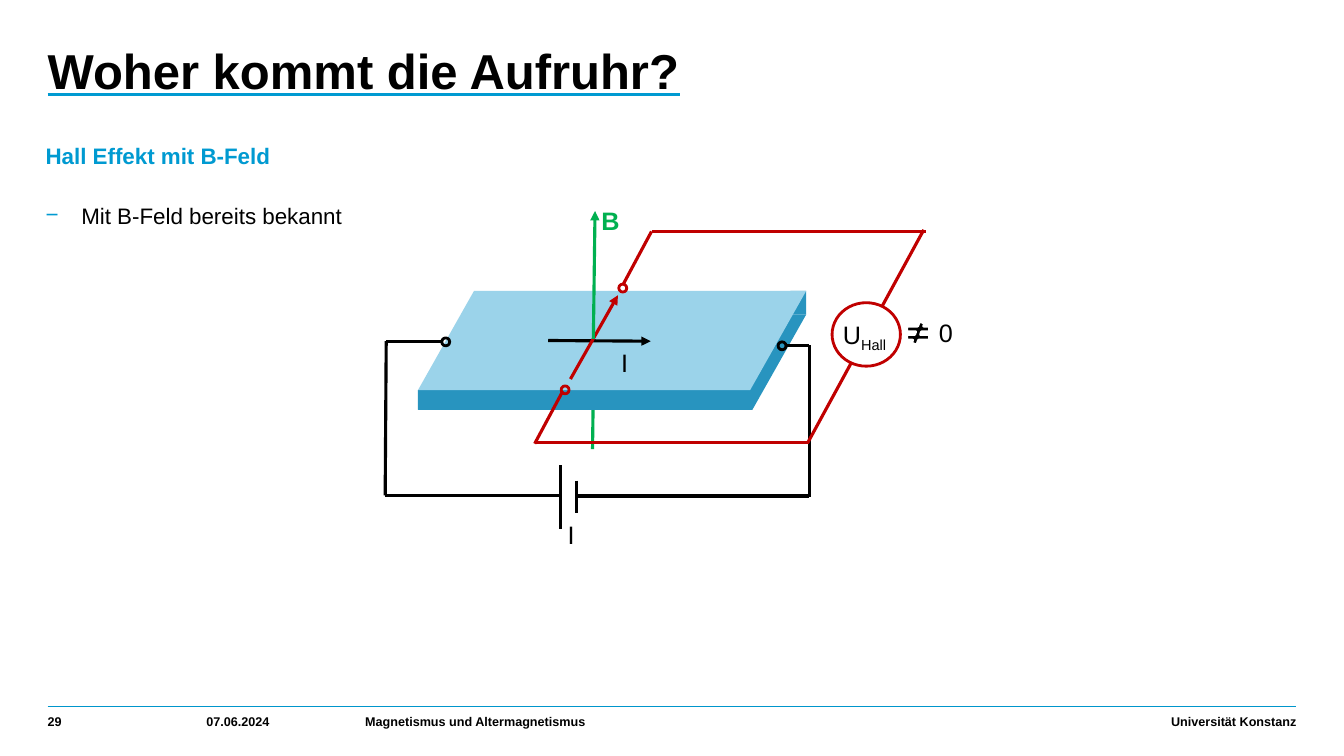
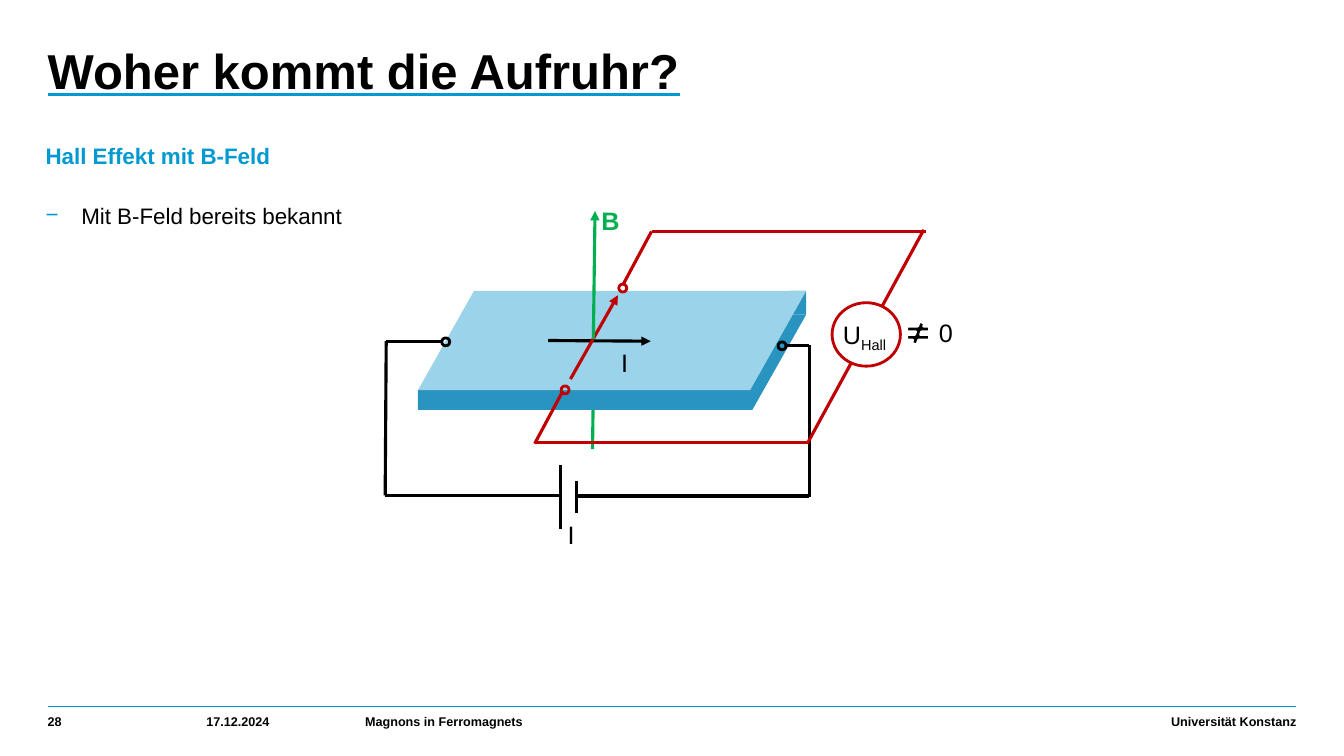
Before and after one commit to HolykingJulex/SeminarSaM, a slide deck: slide 28 of Vortrag.pptx (slide 29 before the commit). Drawn at 1344x756 pixels with LibreOffice and Linux fonts; fonts in the diff are those of the drawing. Boxes give left, top, right and bottom in pixels: in the first picture for what was removed or moved away, otherwise in the second. Text is boxed around its words. In the diff, an @@ line names an element or a change of style, - is before the commit and + after.

```diff
--- a/Vortrag.pptx
+++ b/Vortrag.pptx
@@ text at bbox=[206, 717, 269, 726]: text changed @@
-07.06.2024
+17.12.2024
@@ text at bbox=[365, 717, 523, 729]: text changed @@
-Magnetismus und Altermagnetismus
+Magnons in Ferromagnets
```
Also in this commit, not shown: 46 other slides changed, 7 slides added, 8 slides removed.
